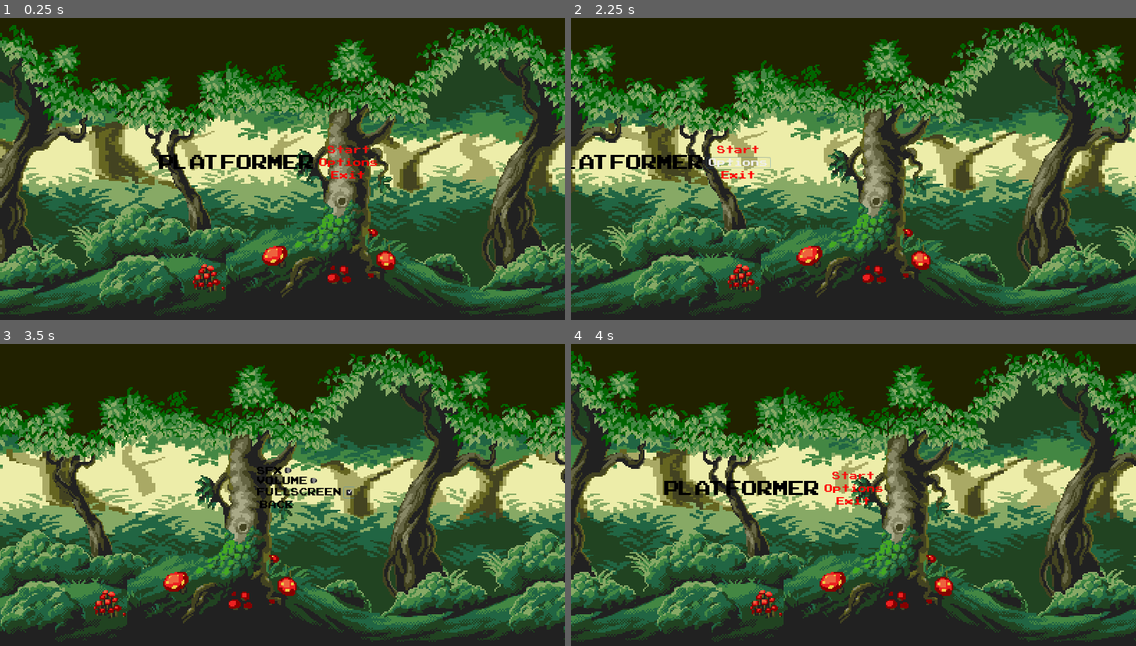
Above: before the commit, frames 1-4 (two rows, left to right).
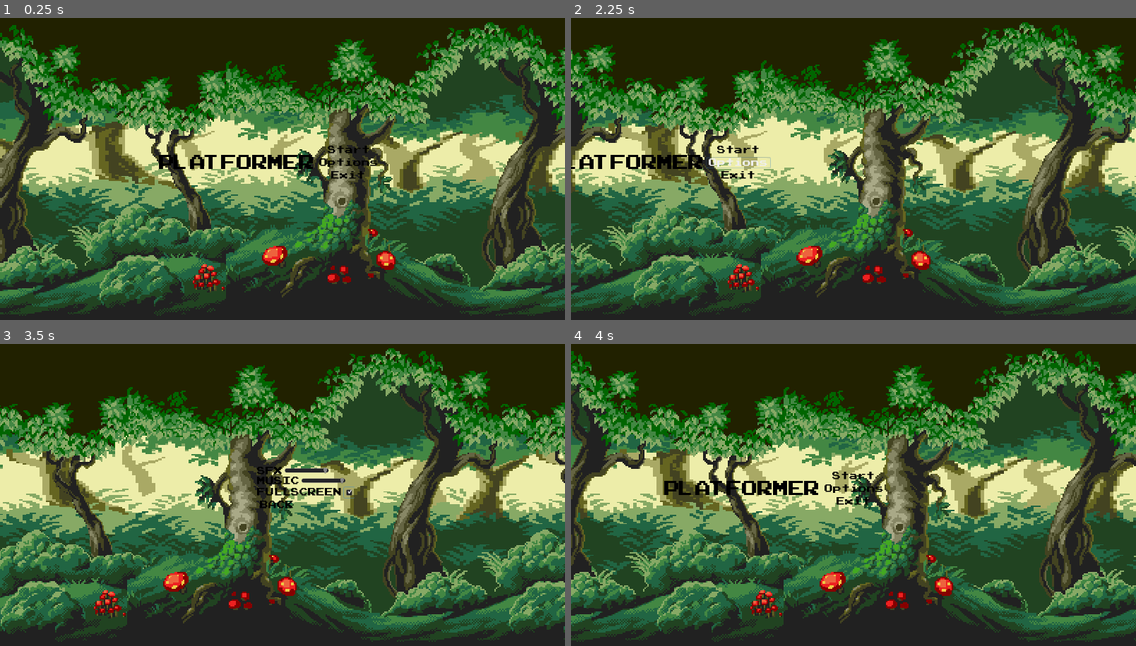
Above: after the commit, the same moments.

Repository: riltho1/Godot-repository
Game: Godot game, scene res://Scenes/TitleMenu.tscn
Two runs of this game, one before a commit and one after it. Both use one fixed random seed, a clock stepped at 60 frames per second and the inputs below. The project has no main scene, so this scene is started directly. Sound files missing from this copy of the repository are replaced by a short silence.
Inputs (mouse positions are in pixels of both pictures, inside the frame that each line leads up to):
- Up to frame 1 (0.25 s): no input
- Up to frame 2 (2.25 s): click "Start" at 0.5 s; click "Start" at 1.25 s; click "Options" at 2 s
- Up to frame 3 (3.5 s): click (350, 491) at 2.75 s
- Up to frame 4 (4 s): click "BACK" at 3.5 s

The runs differ from the first frame. In frame 1, 0.3% of the frame differs, in the area x 56-67%, y 42-54%; in frame 2, 0.2%; in frame 3, 0.3%, in the area x 45-62%, y 40-47%; in frame 4, 0.3%.

Commit message:
Menu_Finished

Diff:
--- a/Character Control/Scenes/TitleMenu.tscn
+++ b/Character Control/Scenes/TitleMenu.tscn
@@ -2,8 +2,8 @@
 
 [ext_resource path="res://Scripts/TitleMenu.gd" type="Script" id=1]
 [ext_resource path="res://OtherAssets/ARCADECLASSIC.TTF" type="DynamicFontData" id=2]
-[ext_resource path="res://Sprites/middle.png" type="Texture" id=3]
-[ext_resource path="res://Sprites/back.png" type="Texture" id=4]
+[ext_resource path="res://Sprites/Backgrounds/middle.png" type="Texture" id=3]
+[ext_resource path="res://Sprites/Backgrounds/back.png" type="Texture" id=4]
 [ext_resource path="res://OtherAssets/PressStart2P-Regular.ttf" type="DynamicFontData" id=5]
 
 [sub_resource type="DynamicFont" id=1]
@@ -140,7 +140,7 @@
 [node name="Start" type="Button" parent="Main Menu/CenterContainer/HBoxContainer/CenterContainer/VBoxContainer"]
 margin_right = 152.0
 margin_bottom = 26.0
-custom_colors/font_color = Color( 0.972549, 0.0588235, 0.0588235, 1 )
+custom_colors/font_color = Color( 0, 0, 0, 1 )
 custom_fonts/font = SubResource( 2 )
 text = "Start"
 flat = true
@@ -150,7 +150,7 @@
 margin_top = 30.0
 margin_right = 152.0
 margin_bottom = 56.0
-custom_colors/font_color = Color( 1, 0, 0, 1 )
+custom_colors/font_color = Color( 0, 0, 0, 1 )
 custom_fonts/font = SubResource( 3 )
 text = "Options"
 flat = true
@@ -159,7 +159,7 @@
 margin_top = 60.0
 margin_right = 152.0
 margin_bottom = 86.0
-custom_colors/font_color = Color( 1, 0, 0, 1 )
+custom_colors/font_color = Color( 0, 0, 0, 1 )
 custom_fonts/font = SubResource( 4 )
 text = "Exit"
 flat = true
@@ -190,12 +190,15 @@
 custom_colors/font_color = Color( 0, 0, 0, 1 )
 custom_fonts/font = SubResource( 9 )
 text = "SFX"
-align = 1
-
-[node name="HSlider" type="HSlider" parent="OptionsMenu/CenterContainer/VBoxContainer/HBoxContainer"]
+
+[node name="SFXSlider" type="HSlider" parent="OptionsMenu/CenterContainer/VBoxContainer/HBoxContainer"]
 margin_left = 64.0
-margin_right = 80.0
+margin_right = 164.0
 margin_bottom = 16.0
+rect_min_size = Vector2( 100, 0 )
+max_value = 1.0
+step = 0.1
+value = 1.0
 
 [node name="HBoxContainer2" type="HBoxContainer" parent="OptionsMenu/CenterContainer/VBoxContainer"]
 margin_top = 24.0
@@ -203,16 +206,20 @@
 margin_bottom = 44.0
 
 [node name="Label" type="Label" parent="OptionsMenu/CenterContainer/VBoxContainer/HBoxContainer2"]
-margin_right = 120.0
+margin_right = 100.0
 margin_bottom = 20.0
 custom_colors/font_color = Color( 0, 0, 0, 1 )
 custom_fonts/font = SubResource( 10 )
-text = "VOLUME"
-
-[node name="HSlider" type="HSlider" parent="OptionsMenu/CenterContainer/VBoxContainer/HBoxContainer2"]
-margin_left = 124.0
-margin_right = 140.0
+text = "MUSIC"
+
+[node name="MusicSlider" type="HSlider" parent="OptionsMenu/CenterContainer/VBoxContainer/HBoxContainer2"]
+margin_left = 104.0
+margin_right = 204.0
 margin_bottom = 16.0
+rect_min_size = Vector2( 100, 0 )
+max_value = 1.0
+step = 0.1
+value = 1.0
 
 [node name="HBoxContainer3" type="HBoxContainer" parent="OptionsMenu/CenterContainer/VBoxContainer"]
 margin_top = 48.0
@@ -275,4 +282,7 @@
 centered = false
 
 [connection signal="pressed" from="Main Menu/CenterContainer/HBoxContainer/CenterContainer/VBoxContainer/Options" to="." method="_on_Options_pressed"]
+[connection signal="value_changed" from="OptionsMenu/CenterContainer/VBoxContainer/HBoxContainer/SFXSlider" to="." method="_on_SFXSlider_value_changed"]
+[connection signal="value_changed" from="OptionsMenu/CenterContainer/VBoxContainer/HBoxContainer2/MusicSlider" to="." method="_on_MusicSlider_value_changed"]
+[connection signal="toggled" from="OptionsMenu/CenterContainer/VBoxContainer/HBoxContainer3/CheckBox" to="." method="_on_CheckBox_toggled"]
 [connection signal="pressed" from="OptionsMenu/CenterContainer/VBoxContainer/Back" to="." method="_on_Back_pressed"]
--- a/Character Control/Scenes/World.tscn
+++ b/Character Control/Scenes/World.tscn
@@ -15,7 +15,7 @@
 [ext_resource path="res://Sprites/nature-paltformer-tileset-16x16.png" type="Texture" id=13]
 [ext_resource path="res://Scenes/SavePoint.tscn" type="PackedScene" id=14]
 [ext_resource path="res://Scenes/Waterfall.tscn" type="PackedScene" id=15]
-[ext_resource path="res://Sprites/env-preview.png" type="Texture" id=16]
+[ext_resource path="res://Sprites/Backgrounds/env-preview.png" type="Texture" id=16]
 
 [sub_resource type="ConvexPolygonShape2D" id=32]
 points = PoolVector2Array( 0, 0, 16, 0, 16, 16, 0, 16 )
@@ -646,8 +646,8 @@
 script = ExtResource( 7 )
 
 [node name="Background" type="Sprite" parent="."]
-position = Vector2( 319, 119 )
-scale = Vector2( 1.24219, 0.991667 )
+position = Vector2( 319.875, 144 )
+scale = Vector2( 1.25, 1.2 )
 texture = ExtResource( 16 )
 offset = Vector2( 0.1, 0 )
 
--- a/Character Control/Scripts/TitleMenu.gd
+++ b/Character Control/Scripts/TitleMenu.gd
@@ -8,7 +8,18 @@
 func _on_Options_pressed():
 	$AnimationPlayer.play("MoveToOptions")
 
+func _on_Back_pressed():
+	$AnimationPlayer.play("MoveToMain")
+
+func _on_SFXSlider_value_changed(value):
+	SoundPlayer.change_sound_volume(value)
+
+func _on_MusicSlider_value_changed(value):
+	SoundPlayer.change_music_volume(value)
 
 
-func _on_Back_pressed():
-	$AnimationPlayer.play("MoveToMain")
+func _on_CheckBox_toggled(button_pressed):
+	if button_pressed:
+		OS.window_fullscreen = true
+	else:
+		OS.window_fullscreen = false
--- a/Character Control/Scripts/sound_player.gd
+++ b/Character Control/Scripts/sound_player.gd
@@ -1,9 +1,9 @@
 extends Node
 
-onready var music = AudioStreamPlayer.new()
+onready var music_player = AudioStreamPlayer.new()
 
 var music_tracks = {
-	"title_track":"res://sfx/music/happywalking.wav",
+	"title_track":"res://sfx/music/Spiral - Matt J Hart (MP3).mp3",
 	"main":"res://sfx/music/happywalking.wav",
 }
 var sound_effects = {
@@ -14,22 +14,28 @@
 var music_db = 1
 var sound_db = 1
 
-func change_music_db(val):
-	music_db = linear2db(val)
+func change_music_volume(value):
+	music_db = linear2db(value)
+	music_player.volume_db = music_db
 
-func change_sound_db(val):
-	sound_db = linear2db(val)
+func change_sound_volume(value):
+	sound_db = linear2db(value)
 
 
 func _ready():
-	music.stream = load(music_tracks["main"])
-	add_child(music)
-	music.play()
+	music_player.stream = load(music_tracks["main"])
+	add_child(music_player)
+	music_player.play()
+
+func chang_song(track):
+	music_player.stream = load (music_tracks[track])
+	music_player.play()
 
 func play_sound_effects(sfx):
 	var sound = AudioStreamPlayer.new()
 	sound.stream = load(sound_effects[sfx])
 	add_child(sound)
+	sound.volume_db = sound_db
 	sound.play()
 	yield(sound,"finished")
 	sound.queue_free()
Renamed: Character Control/Sprites/back.png -> Character Control/Sprites/Backgrounds/back.png
Not shown, changed: Character Control/Sprites/Backgrounds/back.png.import
Renamed: Character Control/Sprites/background.png -> Character Control/Sprites/Backgrounds/background.png
Not shown, changed: Character Control/Sprites/Backgrounds/background.png.import
Renamed: Character Control/Sprites/env-preview-big.png -> Character Control/Sprites/Backgrounds/env-preview-big.png
Not shown, changed: Character Control/Sprites/Backgrounds/env-preview-big.png.import
Renamed: Character Control/Sprites/env-preview.png -> Character Control/Sprites/Backgrounds/env-preview.png
Not shown, changed: Character Control/Sprites/Backgrounds/env-preview.png.import
Renamed: Character Control/Sprites/middle.png -> Character Control/Sprites/Backgrounds/middle.png
Not shown, changed: Character Control/Sprites/Backgrounds/middle.png.import
Renamed: Character Control/Sprites/tree.png -> Character Control/Sprites/Backgrounds/tree.png
Not shown, changed: Character Control/Sprites/Backgrounds/tree.png.import
